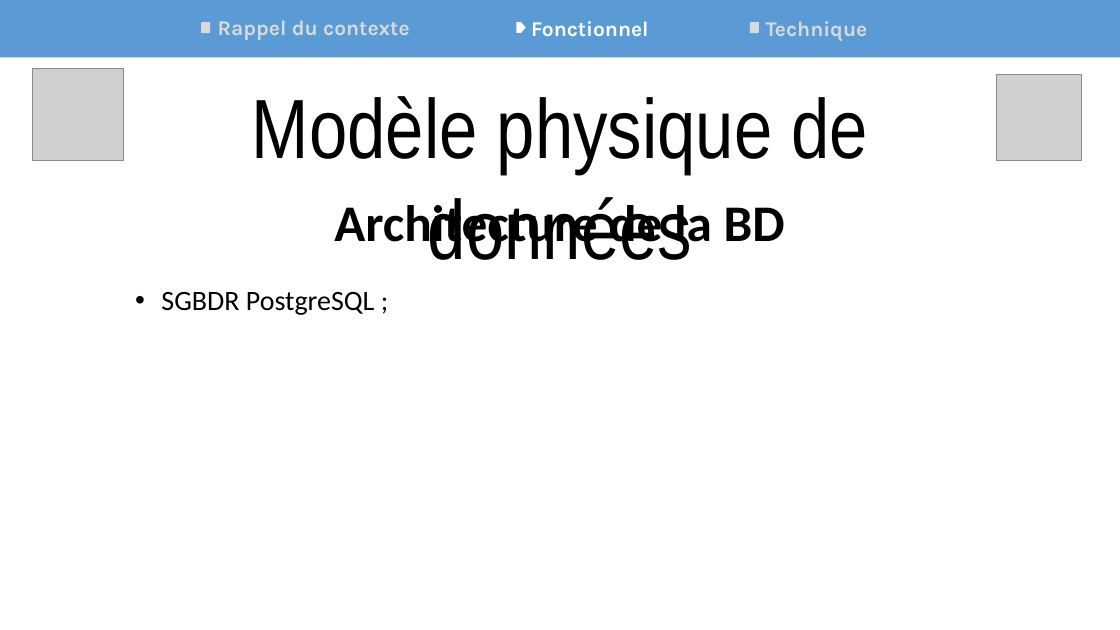
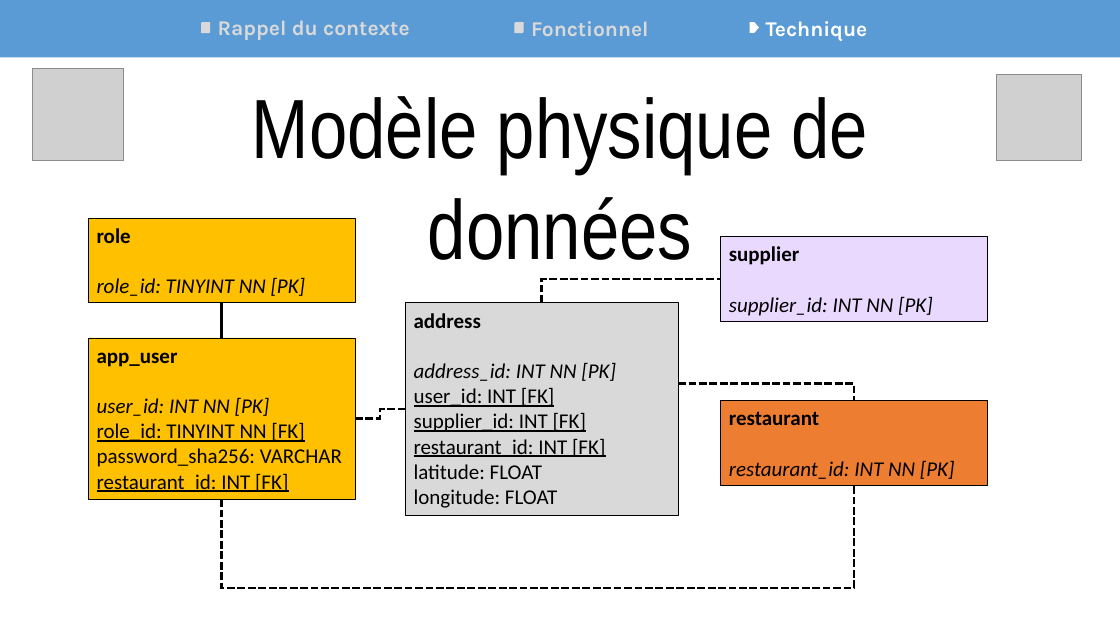
Before and after one commit to Synkied/OC_Projet-6, a slide deck: slide 6 of doc/Projet6_OCPizza_Arguments.pptx. Drawn at 1120x630 pixels with LibreOffice and Linux fonts; fonts in the diff are those of the drawing; grey boxes stand for pictures. Boxes give left, top, right and bottom in pixels: in the first picture for what was removed or moved away, otherwise in the second. Text is boxed around its words. In the diff, an @@ line names an element or a change of style, - is before the commit and + after.

```diff
--- a/doc/Projet6_OCPizza_Arguments.pptx
+++ b/doc/Projet6_OCPizza_Arguments.pptx
@@ round diag rect: place and size @@
-round diag rect at (750, 22, 760, 33)
+round diag rect at (514, 22, 523, 33)
@@ text "Fonctionnel" at (531, 21, 649, 36): text colour #FFFFFF to #D9D9D9 @@
@@ pentagon arrow: place and size @@
-pentagon arrow at (517, 22, 526, 33)
+pentagon arrow at (749, 22, 759, 33)
@@ text "Technique" at (766, 21, 868, 41): text colour #D9D9D9 to #FFFFFF @@
@@ title removed at (334, 198, 785, 253) @@
-Architecture de la BD
@@ rectangle added at (88, 218, 355, 303), fill #FFC000, outline #000000 0.75 pt, 18 pt, text #000000, italic @@
+role
+role_id: TINYINT NN [PK]
@@ rectangle added at (721, 237, 988, 322), fill #EAD9FF, outline #000000 0.75 pt, 18 pt, text #000000, italic @@
+supplier
+supplier_id: INT NN [PK]
@@ text removed at (161, 292, 375, 315) @@
-• SGBDR PostgreSQL ;
@@ elbow line added from (542, 303) to (721, 279), #000000 2.25 pt dashed @@
@@ line added from (222, 303) to (222, 338), #000000 2.25 pt @@
@@ rectangle added at (406, 303, 679, 515), fill #D9D9D9, outline #000000 0.75 pt, 18 pt, text #000000 @@
+address
+address_id: INT NN [PK]
+user_id: INT [FK]
+supplier_id: INT [FK]
+restaurant_id: INT [FK]
+latitude: FLOAT
+longitude: FLOAT
@@ rectangle added at (88, 338, 355, 499), fill #FFC000, outline #000000 0.75 pt, 18 pt, text #000000 @@
+app_user
+user_id: INT NN [PK]
+role_id: TINYINT NN [FK]
+password_sha256: VARCHAR
+restaurant_id: INT [FK]
@@ elbow line added from (678, 384) to (854, 401), #000000 2.25 pt dashed @@
@@ elbow line added from (355, 418) to (406, 409), #000000 2.25 pt dashed @@
@@ rectangle added at (721, 401, 988, 486), fill #ED7D31, outline #000000 0.75 pt, 18 pt, text #000000, italic @@
+restaurant
+restaurant_id: INT NN [PK]
@@ elbow line added from (222, 499) to (854, 486), #000000 2.25 pt dashed @@
```
Also in this commit, not shown: 4 other slides changed, 1 slide added, 15 other files.
